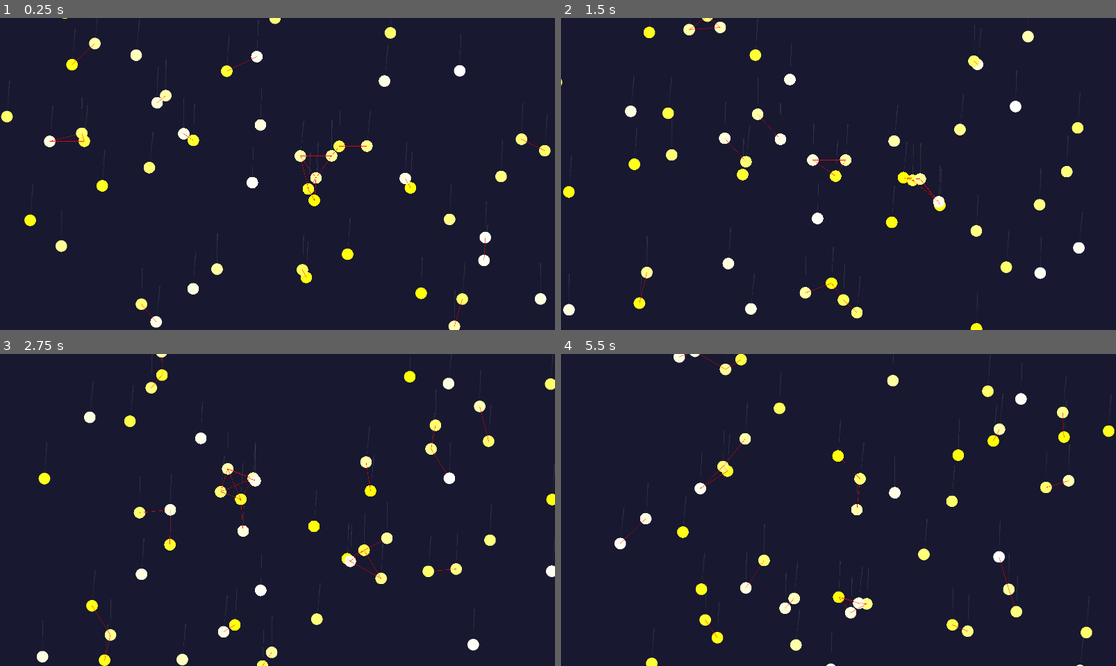
Above: before the commit, frames 1-4 (two rows, left to right).
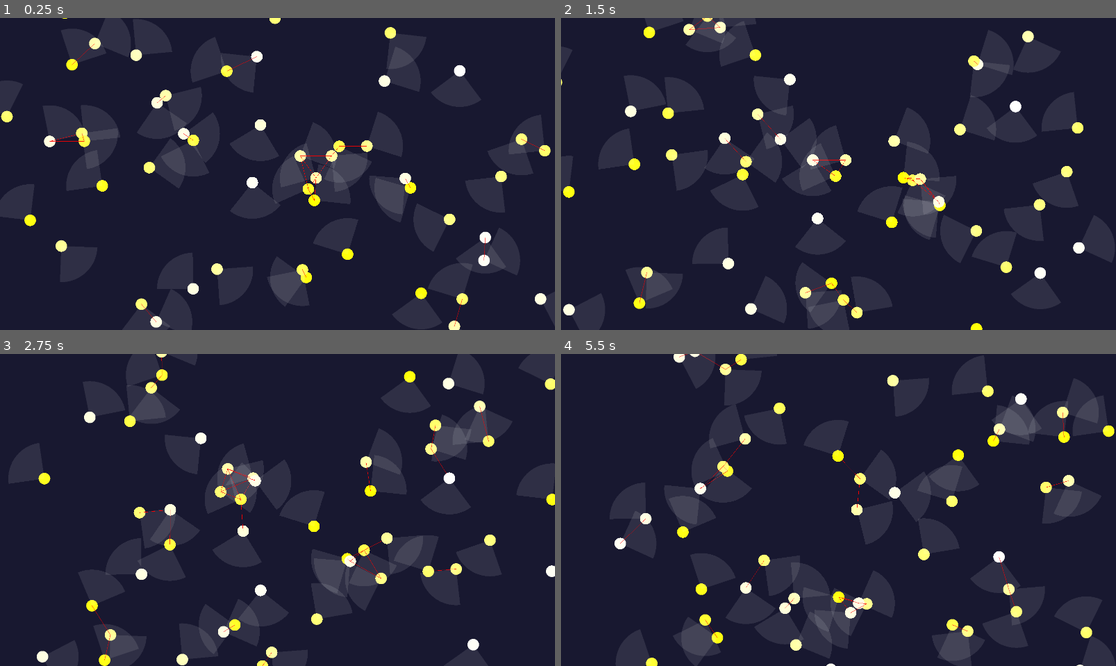
Above: after the commit, the same moments.

Repository: Indull0/BoidsSimulation
Game: Godot game, scene res://Main.tscn
Same seed, same stepped clock (60 frames per second), same inputs: the game is played once before the commit and once after it.
Inputs:
- Up to frame 1 (0.25 s): no input
- Up to frame 2 (1.5 s): no input
- Up to frame 3 (2.75 s): no input
- Up to frame 4 (5.5 s): no input

The runs differ from the first frame. In frame 1, 2.9% of the frame differs, in the area x 15-95%, y 8-100%; in frame 2, 2.5%; in frame 3, 3.7%, in the area x 19-88%, y 10-98%; in frame 4, 3.5%.

Commit message:
THE VISION CONES ARE WORKING!!

Diff:
--- a/main.gd
+++ b/main.gd
@@ -19,7 +19,7 @@
 	var colors = PackedColorArray([color])
 
 	for i in range(nb_points + 1):
-		var angle_point = deg_to_rad(angle_from + i * (angle_to - angle_from) / nb_points - 90)
+		var angle_point = angle_from + i * (angle_to - angle_from) / nb_points
 		points_arc.push_back(center + Vector2(cos(angle_point), sin(angle_point)) * radius)
 	draw_polygon(points_arc, colors)
 
